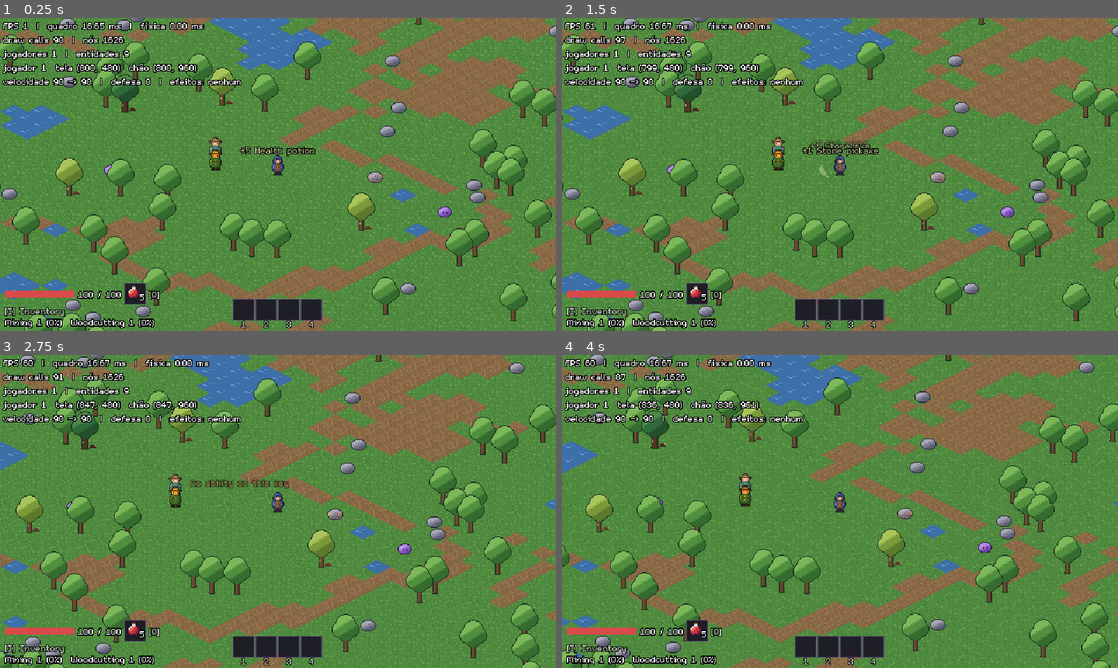
Above: before the commit, frames 1-4 (two rows, left to right).
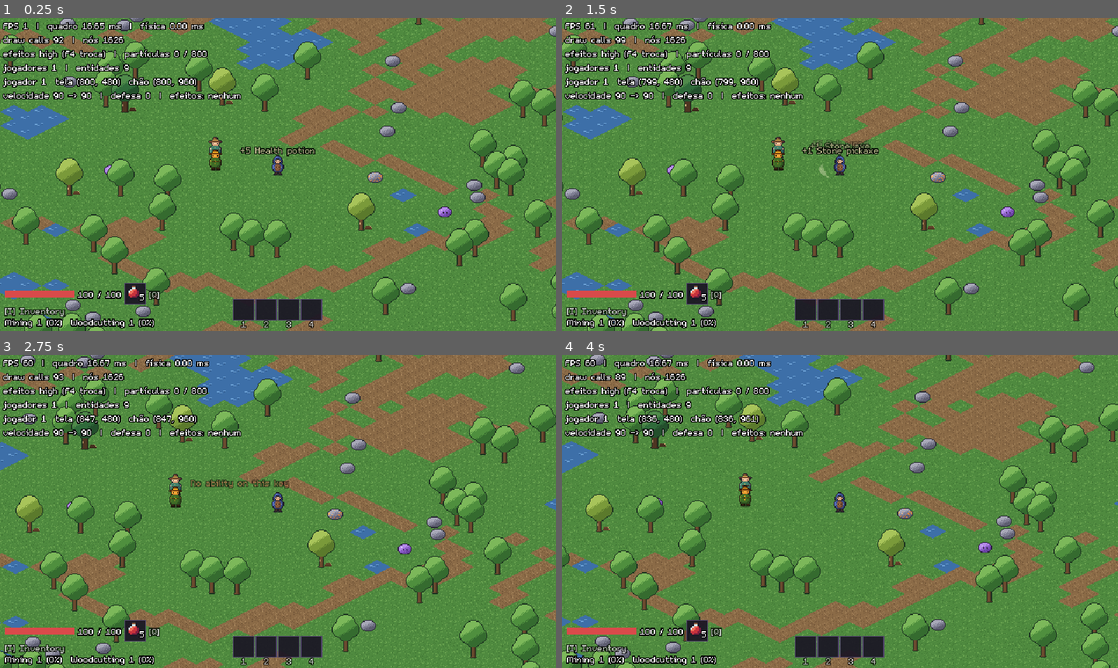
Above: after the commit, the same moments.

Repository: joaovictormendessilva/2d-isometric
Game: Godot game, scene res://scenes/main/main.tscn
Same seed, same stepped clock (60 frames per second), same inputs: the game is played once before the commit and once after it.
Inputs (mouse positions are in pixels of both pictures, inside the frame that each line leads up to):
- Up to frame 1 (0.25 s): no input
- Up to frame 2 (1.5 s): tap Enter (ui_accept) at 0.5 s; drag from (840, 309) to (895, 105) at 0.52 s; drag from (728, 190) to (812, 237) at 1.27 s
- Up to frame 3 (2.75 s): move the mouse to (333, 442) at 2.02 s; hold D (move_right) from 2.03 s (still down); tap 3 (ability_3) at 2.1 s
- Up to frame 4 (4 s): release D (move_right) at 2.75 s; drag from (812, 574) to (673, 464) at 2.77 s; move the mouse to (1006, 558) at 3.52 s; press the mouse at (1006, 558) at 3.53 s; hold A (move_left) from 3.53 s (still down); tap Enter (ui_accept) at 3.77 s

The runs differ from the first frame. In frame 1, 2.3% of the frame differs, in the area x 0-44%, y 6-26%; in frame 2, 2.3%, in the area x 0-44%, y 5-26%; in frame 3, 2.3%; in frame 4, 2.3%.

Commit message:
Stage G3a: effect quality levels (low/medium/high) and a global particle budget; F4 cycles with the F3 panel open

Diff:
--- /dev/null
+++ b/data/vfx/quality.tres
@@ -0,0 +1,27 @@
+[gd_resource type="Resource" script_class="VfxQualityLevels" load_steps=6 format=3]
+
+[ext_resource type="Script" path="res://scenes/effects/vfx_quality_levels.gd" id="1_levels"]
+[ext_resource type="Script" path="res://scenes/effects/vfx_quality_level.gd" id="2_level"]
+
+[sub_resource type="Resource" id="Low"]
+script = ExtResource("2_level")
+id = &"low"
+particle_scale = 0.4
+particle_budget = 150
+
+[sub_resource type="Resource" id="Medium"]
+script = ExtResource("2_level")
+id = &"medium"
+particle_scale = 0.7
+particle_budget = 400
+
+[sub_resource type="Resource" id="High"]
+script = ExtResource("2_level")
+id = &"high"
+particle_scale = 1.0
+particle_budget = 800
+
+[resource]
+script = ExtResource("1_levels")
+levels = Array[ExtResource("2_level")]([SubResource("Low"), SubResource("Medium"), SubResource("High")])
+default_level = 2
--- a/project.godot
+++ b/project.godot
@@ -123,6 +123,11 @@
 "events": [Object(InputEventKey,"resource_local_to_scene":false,"resource_name":"","device":-1,"window_id":0,"alt_press …(195 unchanged characters)…
 ]
 }
+cycle_effects_quality={
+"deadzone": 0.5,
+"events": [Object(InputEventKey,"resource_local_to_scene":false,"resource_name":"","device":-1,"window_id":0,"alt_pressed":false,"shift_pressed":false,"ctrl_pressed":false,"meta_pressed":false,"pressed":false,"keycode":0,"physical_keycode":4194335,"key_label":0,"unicode":0,"location":0,"echo":false,"script":null)
+]
+}
 
 [internationalization]
 
--- a/scenes/effects/projectile.gd
+++ b/scenes/effects/projectile.gd
@@ -33,8 +33,10 @@
 
 func _ready() -> void:
 	var trail := CPUParticles2D.new()
+	if not VfxQuality.shared().claim(trail, TRAIL_PARTICLES):
+		trail.free()  # teto de partículas alcançado: o projétil voa sem rastro
+		return
 	trail.position = Vector2(0, -HEIGHT)
-	trail.amount = TRAIL_PARTICLES
 	trail.lifetime = TRAIL_LIFETIME
 	trail.local_coords = false
 	trail.gravity = Vector2.ZERO
--- a/scenes/effects/spark_burst.gd
+++ b/scenes/effects/spark_burst.gd
@@ -1,16 +1,18 @@
 class_name SparkBurst
 extends RefCounted
 ## Faíscas de uma vez só que se espalham em volta de um ponto e somem (impacto de habilidade).
-## Só apresentação; cada uma se remove ao terminar.
+## Só apresentação; cada uma se remove ao terminar. A quantidade passa pela qualidade (ADR-028).
 
 
 static func spawn(parent: Node, at: Vector2, color: Color, amount: int, speed: float,
 		lifetime: float) -> void:
 	var burst := CPUParticles2D.new()
+	if not VfxQuality.shared().claim(burst, amount):
+		burst.free()
+		return
 	burst.position = at
 	burst.one_shot = true
 	burst.explosiveness = 1.0
-	burst.amount = amount
 	burst.lifetime = lifetime
 	burst.spread = 180.0
 	burst.gravity = Vector2.ZERO
--- a/scenes/effects/status_effect_vfx.gd
+++ b/scenes/effects/status_effect_vfx.gd
@@ -5,7 +5,7 @@
 ## pisca, avermelha e some junto com ele. O tamanho do corpo vem do sprite "Body" irmão.
 ## Bolhas no corpo acompanham o ator; faíscas nos pés ficam para trás (rastro de rapidez).
 
-## Teto por efeito, qualquer que seja o dado (níveis de qualidade: Etapa G3).
+## Teto por efeito, qualquer que seja o dado; o nível de qualidade corta daí (ADR-028).
 const MAX_PARTICLES := 8
 const LIFETIME := 1.0
 ## Lado das partículas em pixels (quadradinhos sem textura; 2 px lê na escala do jogo).
@@ -31,12 +31,21 @@
 	get_parent().move_child.call_deferred(self, -1)
 	if body.status_effects:
 		body.status_effects.effects.changed.connect(_sync)
+		VfxQuality.shared().changed.connect(_rebuild)
 		_sync()
 
 
 ## Quantos emissores há agora (testes).
 func emitter_count() -> int:
 	return _emitters.size()
+
+
+## Outro nível de qualidade: refaz os emissores com a nova quantidade.
+func _rebuild() -> void:
+	for particles: CPUParticles2D in _emitters.values():
+		particles.queue_free()
+	_emitters.clear()
+	_sync()
 
 
 func _sync() -> void:
@@ -50,12 +59,17 @@
 			_emitters.erase(id)
 	for id in active:
 		if not _emitters.has(id):
-			_emitters[id] = _create(active[id])
+			var particles := _create(active[id])
+			if particles:
+				_emitters[id] = particles
 
 
+## Nulo se o teto de partículas do computador já foi alcançado (o efeito fica sem partículas).
 func _create(effect: StatusEffectData) -> CPUParticles2D:
 	var particles := CPUParticles2D.new()
-	particles.amount = clampi(effect.vfx_amount, 1, MAX_PARTICLES)
+	if not VfxQuality.shared().claim(particles, mini(effect.vfx_amount, MAX_PARTICLES)):
+		particles.free()
+		return null
 	particles.lifetime = LIFETIME
 	particles.randomness = 0.5
 	particles.local_coords = not effect.vfx_at_feet
--- /dev/null
+++ b/scenes/effects/vfx_quality.gd
@@ -0,0 +1,92 @@
+class_name VfxQuality
+extends RefCounted
+## Qualidade dos efeitos neste computador (ADR-028): o nível escolhido corta as partículas que cada
+## efeito pede, e um teto soma as partículas vivas de todos os efeitos. Só apresentação: nada daqui
+## muda regras nem passa pela rede. Um só por execução (`shared`); a escolha fica nas preferências.
+##
+## Todo emissor de partículas passa por `claim` antes de entrar na árvore.
+
+signal changed
+
+const DATA_PATH := "res://data/vfx/quality.tres"
+const SETTINGS_SECTION := "graphics"
+const SETTINGS_KEY := "effects_quality"
+## `--quality=low|medium|high`: nível só desta execução (capturas e testes de desempenho).
+const QUALITY_ARG := "--quality="
+
+static var _shared: VfxQuality
+
+var _levels: VfxQualityLevels = load(DATA_PATH)
+var _index := 0
+var _in_use := 0
+
+
+static func shared() -> VfxQuality:
+	if _shared == null:
+		_shared = VfxQuality.new()
+		_shared._index = _shared._clamped(UserSettings.get_value(SETTINGS_SECTION, SETTINGS_KEY,
+			_shared._levels.default_level))
+	return _shared
+
+
+func level() -> VfxQualityLevel:
+	return _levels.levels[_index]
+
+
+func level_index() -> int:
+	return _index
+
+
+## Troca o nível. `remember`: grava nas preferências (falso para escolhas só desta execução).
+func set_level(index: int, remember := true) -> void:
+	index = _clamped(index)
+	if remember:
+		UserSettings.set_value(SETTINGS_SECTION, SETTINGS_KEY, index)
+	if index != _index:
+		_index = index
+		changed.emit()
+
+
+## Próximo nível, voltando ao mais leve depois do mais caprichado (tecla do painel de debug).
+func cycle() -> void:
+	set_level((_index + 1) % _levels.levels.size())
+
+
+func apply_command_line(args: PackedStringArray) -> void:
+	for arg in args:
+		if arg.begins_with(QUALITY_ARG):
+			var id := StringName(arg.trim_prefix(QUALITY_ARG))
+			for index in _levels.levels.size():
+				if _levels.levels[index].id == id:
+					set_level(index, false)
+
+
+## Partículas vivas agora, somando todos os efeitos (painel de debug e testes).
+func in_use() -> int:
+	return _in_use
+
+
+## Quantas partículas um efeito ganha neste nível (pelo menos 1 se ele pediu alguma).
+func scaled(requested: int) -> int:
+	if requested <= 0:
+		return 0
+	return maxi(1, roundi(requested * level().particle_scale))
+
+
+## Dá ao emissor a quantidade deste nível, cortada no que sobra do teto, e a conta enquanto ele
+## estiver na árvore (sair e voltar, como numa troca de pai, conta certo). Falso se não sobrou
+## nada: quem chamou não deve mostrar o emissor.
+func claim(particles: CPUParticles2D, requested: int) -> bool:
+	var amount := mini(scaled(requested), level().particle_budget - _in_use)
+	if amount <= 0:
+		return false
+	particles.amount = amount
+	particles.tree_entered.connect(func() -> void: _in_use += amount)
+	particles.tree_exiting.connect(func() -> void: _in_use -= amount)
+	if particles.is_inside_tree():
+		_in_use += amount
+	return true
+
+
+func _clamped(index: int) -> int:
+	return clampi(index, 0, _levels.levels.size() - 1)
--- /dev/null
+++ b/scenes/effects/vfx_quality_level.gd
@@ -0,0 +1,10 @@
+class_name VfxQualityLevel
+extends Resource
+## Um nível de qualidade dos efeitos (ADR-028). Valores em `data/vfx/quality.tres`.
+
+## Nome curto no painel de debug (F3); vira texto traduzível quando houver menu de opções.
+@export var id: StringName
+## Fração das partículas pedidas por cada efeito (1 = tudo o que o dado pede).
+@export_range(0.1, 1.0) var particle_scale: float = 1.0
+## Teto de partículas vivas somando todos os efeitos deste computador.
+@export_range(0, 5000) var particle_budget: int = 600
--- /dev/null
+++ b/scenes/effects/vfx_quality_levels.gd
@@ -0,0 +1,7 @@
+class_name VfxQualityLevels
+extends Resource
+## Lista dos níveis de qualidade, do mais leve ao mais caprichado (ADR-028).
+
+@export var levels: Array[VfxQualityLevel] = []
+## Nível de quem ainda não escolheu (índice em `levels`).
+@export var default_level := 0
--- a/scenes/main/main.gd
+++ b/scenes/main/main.gd
@@ -15,6 +15,7 @@
 ##   --effect=<id>                aplica esse efeito (data/effects/) no jogador antes da captura.
 ##   --lang=<código>              idioma dos textos (ex.: en); sem ele, o idioma do sistema.
 ##   --region=<id>                o host começa nessa região (ex.: forest), sem olhar o save.
+##   --quality=<low|medium|high>  qualidade dos efeitos só nesta execução (ADR-028).
 
 const REGIONS_DIR := "res://data/regions/"
 const START_REGION := &"meadow"
@@ -74,6 +75,7 @@
 
 func _ready() -> void:
 	Texts.apply_command_line(OS.get_cmdline_user_args())
+	VfxQuality.shared().apply_command_line(OS.get_cmdline_user_args())
 	if configure_network_from_command_line:
 		network.configure_from_command_line(OS.get_cmdline_user_args())
 	network.start()
--- a/scenes/ui/debug_overlay.gd
+++ b/scenes/ui/debug_overlay.gd
@@ -1,7 +1,8 @@
 class_name DebugOverlay
 extends Label
 ## Painel de debug (F3): FPS, tempo de quadro, draw calls, entidades, posição do jogador, velocidade,
-## defesa e efeitos ativos.
+## defesa, efeitos ativos e a qualidade dos efeitos (F4 troca, só com o painel aberto, até existir
+## um menu de opções).
 
 var session: GameSession
 var player_id := 0
@@ -10,6 +11,8 @@
 func _unhandled_input(event: InputEvent) -> void:
 	if event.is_action_pressed(&"toggle_debug"):
 		visible = not visible
+	elif visible and event.is_action_pressed(&"cycle_effects_quality"):
+		VfxQuality.shared().cycle()
 
 
 func _process(_delta: float) -> void:
@@ -23,6 +26,7 @@
 		"draw calls %d  |  nós %d" % [
 			Performance.get_monitor(Performance.RENDER_TOTAL_DRAW_CALLS_IN_FRAME),
 			Performance.get_monitor(Performance.OBJECT_NODE_COUNT)],
+		_quality_line(),
 	])
 	if session != null:
 		lines.append("jogadores %d  |  entidades %d" % [
@@ -38,6 +42,12 @@
 	text = "\n".join(lines)
 
 
+func _quality_line() -> String:
+	var quality := VfxQuality.shared()
+	return "efeitos %s (F4 troca)  |  partículas %d / %d" % [quality.level().id,
+		quality.in_use(), quality.level().particle_budget]
+
+
 ## Velocidade (base → atual), defesa e efeitos ativos com os segundos: conferir buffs e debuffs.
 func _stats_line(character: Character) -> String:
 	var effects := PackedStringArray()
--- /dev/null
+++ b/tests/test_vfx_quality.gd
@@ -0,0 +1,83 @@
+extends TestCase
+## Qualidade dos efeitos (G3a, ADR-028): cada nível corta as partículas pedidas, um teto soma as de
+## todos os efeitos do computador, a escolha fica nas preferências e trocar refaz as partículas.
+
+
+func test_levels_are_consistent() -> void:
+	var levels: VfxQualityLevels = load(VfxQuality.DATA_PATH)
+	check(levels.levels.size() == 3, "baixo, médio e alto")
+	for index in range(1, levels.levels.size()):
+		var lighter := levels.levels[index - 1]
+		var richer := levels.levels[index]
+		check(lighter.particle_scale <= richer.particle_scale
+			and lighter.particle_budget <= richer.particle_budget,
+			"%s não gasta mais que %s" % [lighter.id, richer.id])
+	check(levels.levels[-1].particle_scale == 1.0, "o mais alto mostra tudo o que o dado pede")
+
+
+func test_scaling_budget_and_preference() -> void:
+	var quality := VfxQuality.shared()
+	var original := quality.level_index()
+	quality.set_level(0)
+	check(quality.scaled(10) == roundi(10 * quality.level().particle_scale), "o baixo corta")
+	check(quality.scaled(1) == 1 and quality.scaled(0) == 0, "pediu alguma: ganha pelo menos 1")
+	check(UserSettings.get_value(VfxQuality.SETTINGS_SECTION, VfxQuality.SETTINGS_KEY, -1) == 0,
+		"a escolha fica nas preferências")
+
+	# Teto: enche o orçamento e o próximo emissor fica sem nada; ao sair da árvore, devolve.
+	var before := quality.in_use()
+	var budget := quality.level().particle_budget - before
+	var holder := add_to_tree(Node2D.new())
+	var big := CPUParticles2D.new()
+	check(quality.claim(big, ceili(budget / quality.level().particle_scale) + 10), "o primeiro ganha")
+	holder.add_child(big)
+	check(big.amount == budget and quality.in_use() == before + budget, "cortado no teto (%d)" % big.amount)
+	var late := CPUParticles2D.new()
+	check(not quality.claim(late, 4), "teto cheio: o próximo fica sem partículas")
+	late.free()
+	holder.remove_child(big)
+	check(quality.in_use() == before, "sair da árvore devolve")
+	holder.add_child(big)
+	check(quality.in_use() == before + budget, "voltar conta de novo")
+	holder.queue_free()
+	await physics_frames(1)
+	check(quality.in_use() == before, "liberado")
+
+	quality.apply_command_line(PackedStringArray(["--quality=medium"]))
+	check(quality.level().id == &"medium", "--quality= escolhe o nível")
+	check(UserSettings.get_value(VfxQuality.SETTINGS_SECTION, VfxQuality.SETTINGS_KEY, -1) == 0,
+		"sem mexer na preferência gravada")
+	quality.set_level(original)
+
+
+## Trocar de nível com o efeito ativo refaz as partículas do ator com a nova quantidade, e a
+## tecla do painel de debug só troca com ele aberto.
+func test_changing_level_rebuilds_actor_particles() -> void:
+	var quality := VfxQuality.shared()
+	var original := quality.level_index()
+	quality.set_level(2)
+	var game := start_game()
+	calm_monsters(game)
+	var player := (game.session as GameSession).get_player_entity(1) as Character
+	var vfx := player.get_node("Visual/EffectVfx") as StatusEffectVfx
+	var poison := EffectDatabase.shared().get_effect(&"poison")
+	player.status_effects.apply(poison)
+	var emitter := vfx.get_children().filter(func(n: Node) -> bool: return n is CPUParticles2D)
+	check(emitter.size() == 1 and emitter[0].amount == mini(poison.vfx_amount,
+		StatusEffectVfx.MAX_PARTICLES), "alto: a quantidade do dado")
+
+	var overlay: DebugOverlay = game.find_children("*", "DebugOverlay", true, false)[0]
+	overlay.visible = false
+	var press := InputEventAction.new()
+	press.action = &"cycle_effects_quality"
+	press.pressed = true
+	overlay._unhandled_input(press)
+	check(quality.level_index() == 2, "painel fechado: F4 não troca")
+	overlay.visible = true
+	overlay._unhandled_input(press)
+	check(quality.level_index() == 0, "painel aberto: do alto volta ao baixo")
+	await physics_frames(1)
+	var rebuilt := vfx.get_children().filter(func(n: Node) -> bool: return n is CPUParticles2D)
+	check(vfx.emitter_count() == 1 and rebuilt.size() == 1
+		and rebuilt[0].amount == quality.scaled(poison.vfx_amount), "refeito com menos partículas")
+	quality.set_level(original)
Not shown, added: scenes/effects/vfx_quality.gd.uid
Not shown, added: scenes/effects/vfx_quality_level.gd.uid
Not shown, added: scenes/effects/vfx_quality_levels.gd.uid
Not shown, added: tests/test_vfx_quality.gd.uid
Not shown, changed: docs/01-decisoes.md
Not shown, changed: docs/02-plano-e-status.md
